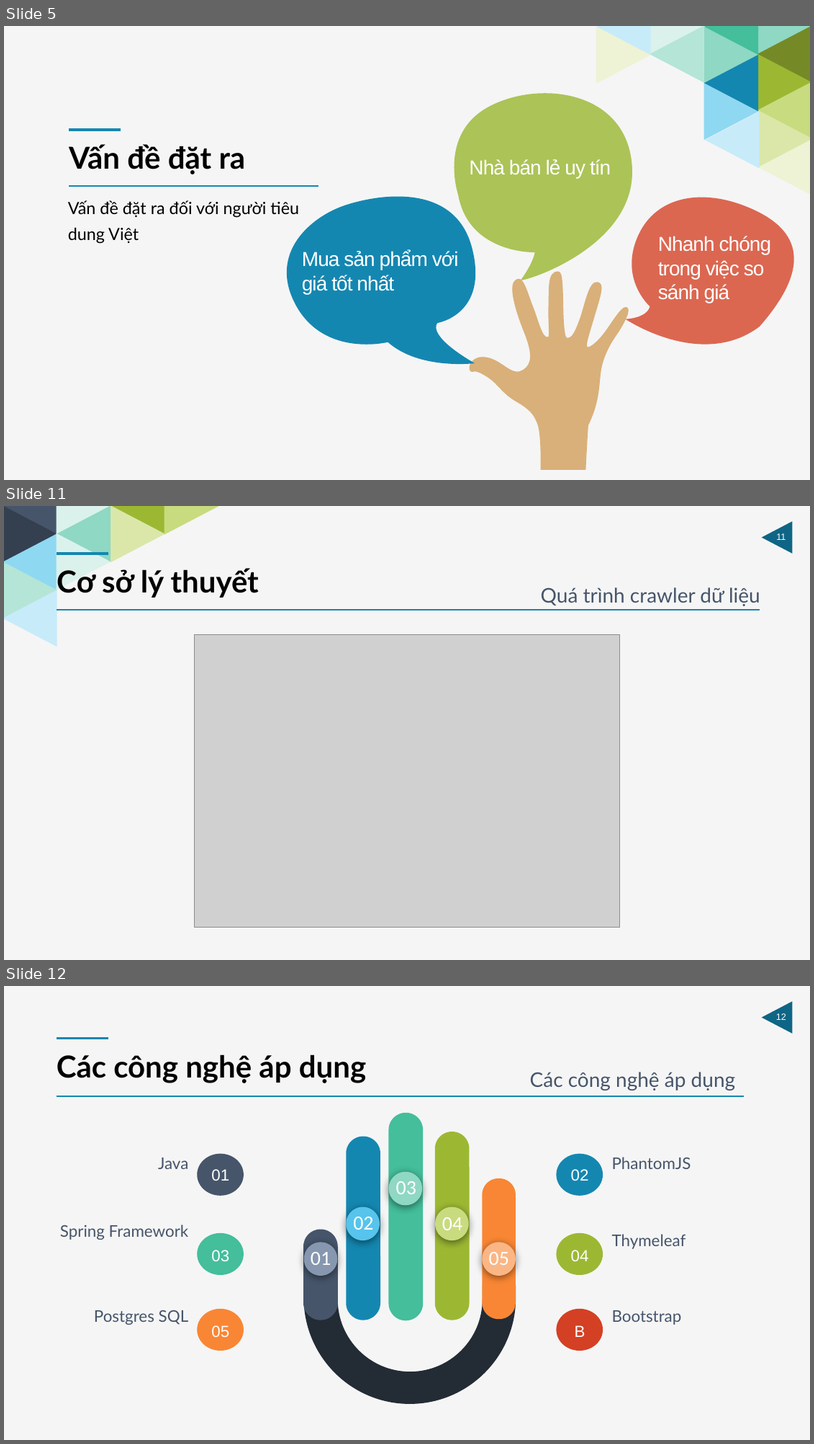
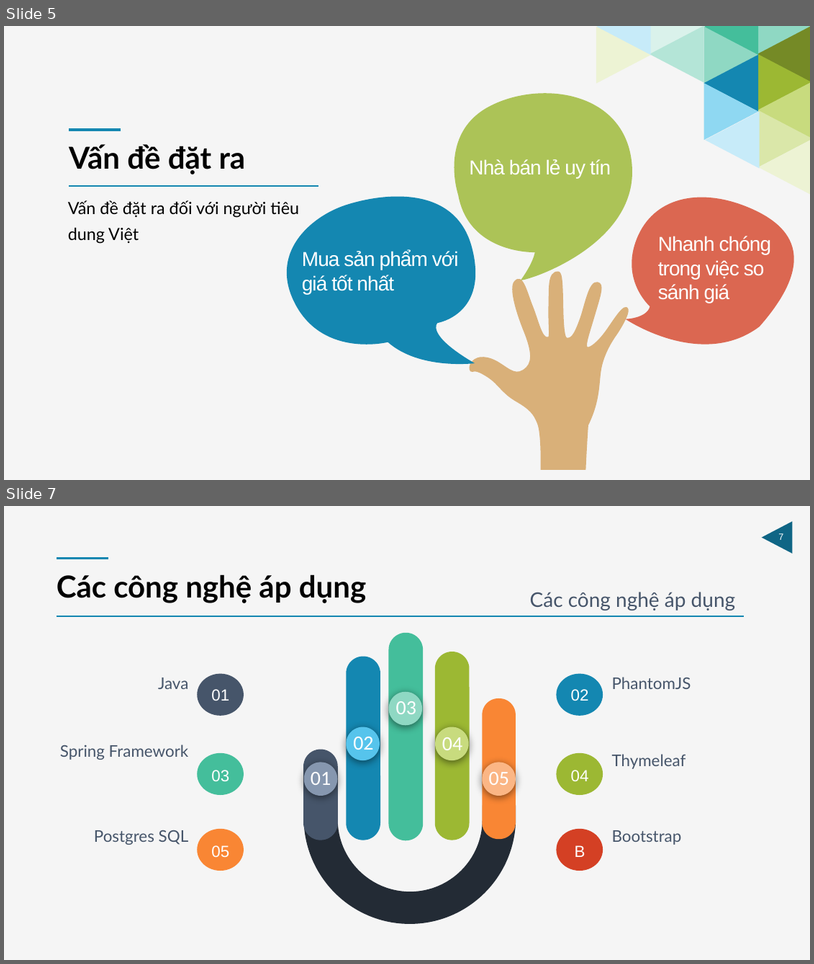
Before and after one commit to HaiUIT-zz/Price-Compare-System, a slide deck: presentation/final-file-present/Report-Project-14012018.pptx. Shown one above the other, each under a label of ours: slides 5, 11 and 12 before the commit, slides 5 and 7 after it; the slides between them are not shown. The pictures are 814x1444 and 814x964 pixels, drawn with LibreOffice and Linux fonts; fonts in the diff are those of the drawing; grey boxes stand for pictures. Boxes give left, top, right and bottom in pixels: in the first picture for what was removed or moved away, otherwise in the second. Text is boxed around its words. In the diff, an @@ line names an element or a change of style, - is before the commit and + after.

```diff
--- a/presentation/final-file-present/Report-Project-14012018.pptx
+++ b/presentation/final-file-present/Report-Project-14012018.pptx
@@ slide 11 removed at (4,506,810,960), background #F5F5F5; not listed: 2 template elements that a slide beside it also shows @@
@@ triangle removed at (4,506,57,534) @@
@@ triangle removed at (4,506,57,562) @@
@@ triangle removed at (56,506,111,562) @@
@@ triangle removed at (56,506,111,534) @@
@@ triangle removed at (111,506,165,534) @@
@@ triangle removed at (111,506,165,562) @@
@@ triangle removed at (165,506,219,534) @@
@@ triangle removed at (4,534,57,591) @@
@@ triangle removed at (56,533,111,590) @@
@@ triangle removed at (4,561,57,618) @@
@@ line removed from (108, 554) to (57, 554) @@
@@ text removed at (57,568,259,597) @@
-Cơ sở lý thuyết
@@ triangle removed at (4,590,57,646) @@
@@ text removed at (541,587,761,606) @@
-Quá trình crawler dữ liệu
@@ line removed from (57, 610) to (760, 610) @@
@@ picture removed at (195,635,620,928) @@
@@ what was slide 12 is now slide 7 @@
@@ page number at (779,533,784,540): text changed @@
-12
+7
```
Also in this commit, not shown: 11 slides changed, 1 slide added, 1 other slide removed, 8 other files.
